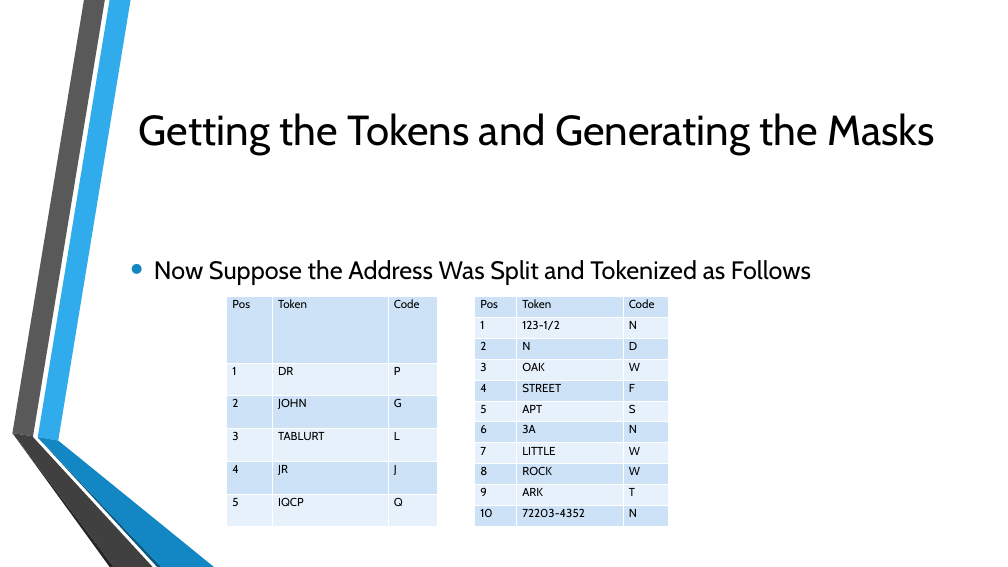
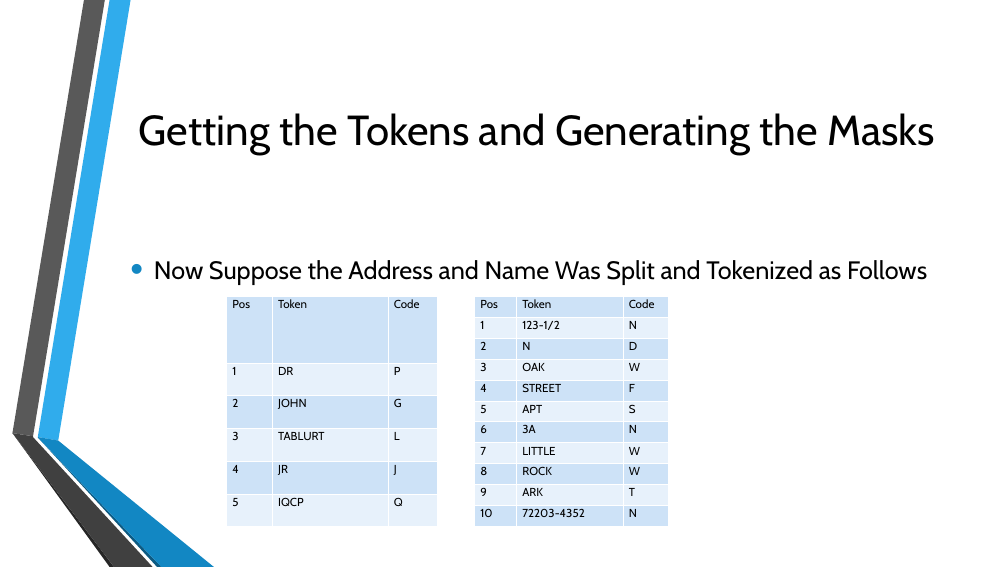
Before and after one commit to uscensusbureau/ADRM_Project, a slide deck: slide 9 of Name and Address Parsing PPT.pptx. Drawn at 1008x567 pixels with LibreOffice and Linux fonts; fonts in the diff are those of the drawing; background and template pictures are left out. Boxes give left, top, right and bottom in pixels: in the first picture for what was removed or moved away, otherwise in the second. Text is boxed around its words. In the diff, an @@ line names an element or a change of style, - is before the commit and + after.

```diff
--- a/Name and Address Parsing PPT.pptx
+++ b/Name and Address Parsing PPT.pptx
@@ text at (154, 260, 927, 285): text changed @@
-• Now Suppose the Address Was Split and Tokenized as Follows
+• Now Suppose the Address and Name Was Split and Tokenized as Follows
```
